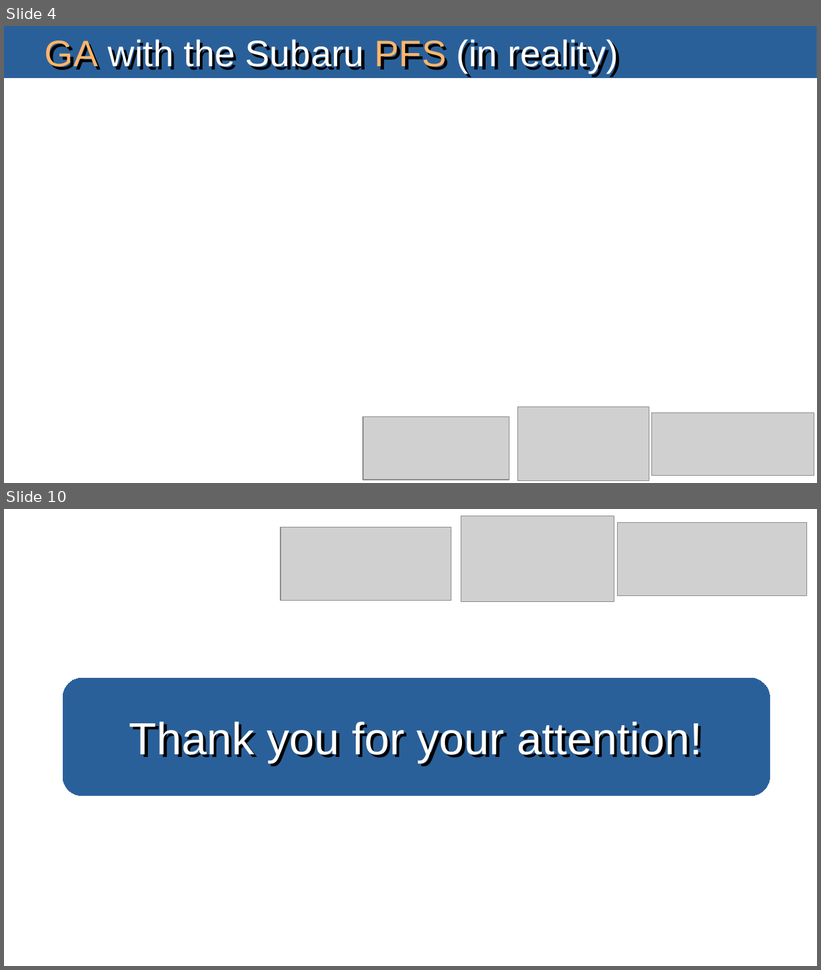
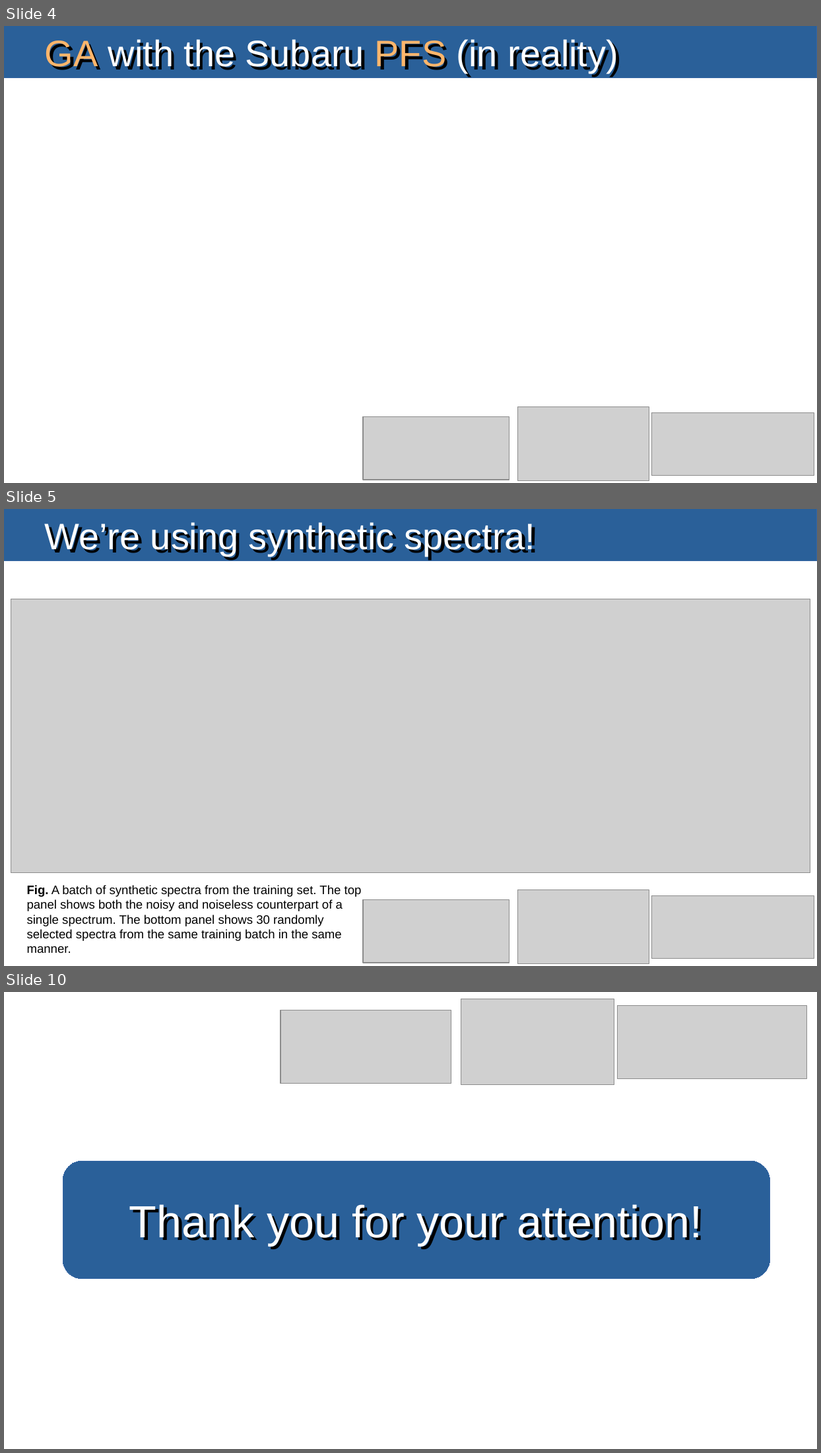
Before and after one commit to masterdesky/presentations, a slide deck: pozsony-202307/presentation/denoising.odp. Shown one above the other, each under a label of ours: slides 4 and 10 before the commit, slides 4, 5 and 10 after it; the slides between them are not shown. The pictures are 821x970 and 821x1453 pixels, drawn with LibreOffice and Linux fonts; fonts in the diff are those of the drawing; grey boxes stand for pictures. Boxes give left, top, right and bottom in pixels: in the first picture for what was removed or moved away, otherwise in the second. Text is boxed around its words. In the diff, an @@ line names an element or a change of style, - is before the commit and + after.

```diff
--- a/pozsony-202307/presentation/denoising.odp
+++ b/pozsony-202307/presentation/denoising.odp
@@ slide 5 added at [4,509,817,966], background #FFFFFF @@
@@ rectangle added at [4,509,817,560], fill #2A6099, outline #3465A4 0 pt @@
@@ title added at [45,522,536,556], 36 pt, text #FFFFFF @@
+We’re using synthetic spectra!
@@ picture added at [11,599,811,873] @@
@@ text added at [27,885,362,953], 12 pt, text #000000 @@
+Fig. A batch of synthetic spectra from the training set. The top panel shows both the noisy and noiseless counterpart of a single spectrum. The bottom panel shows 30 randomly selected spectra from the same training batch in the same manner.
@@ picture added at [363,900,510,963] @@
@@ picture added at [518,890,649,964] @@
@@ picture added at [653,896,815,959] @@
```
Also in this commit, not shown: 4 slides changed, 1 other slide added, 2 slides removed, 1 other file.
